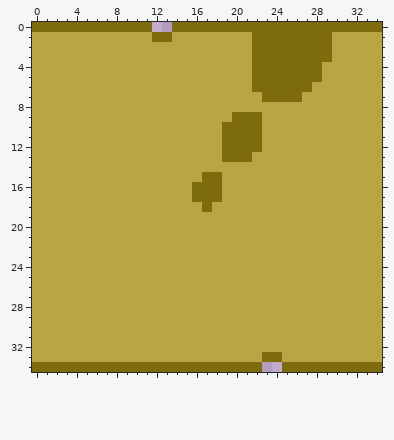
Pixel-art sprite: img/png/snakes/yellow/snakeboi-body.png. Above, as it was before the edit.
The file is 35x35 pixels. Pixels under 10% opacity are left out. Colours within 5 levels of each other are drawn and written as one.
Now the later version:
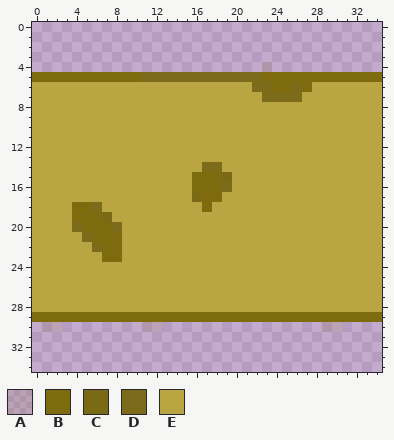
Palette (. is transparent): A #7b6a0f1f  B #7d6b0e  C #7b6a15  D #7c6b1b  E #b9a542
Change:
The edit turns colour B into colour A in row 4 at x 23.
The edit turns colour E into colour A in row 30 at x 1 to 2, 11 to 12 and 29 to 30.
The edit turns colour E into colour B in row 5 at x 0 to 10 and 29 to 34; in row 15 at x 16; in row 18 at x 4 to 5; in row 19 at x 4 to 6; in row 20 at x 5 to 7; in row 21 at x 6 to 8.
The edit turns colour E into colour B in rows 22 to 23 at x 7 to 8; in row 29 at x 0 to 34.
The edit turns colour B into colour C in row 17 at x 16.
The edit turns colour E into colour C in row 15 at x 19; in row 19 at x 7.
The edit turns colour B into colour D in row 5 at x 22; in row 6 at x 22 to 23 and 26; in row 7 at x 23 to 26.
The edit turns colour E into colour D in row 5 at x 11 to 21; in row 14 at x 17 to 18; in row 16 at x 19; in row 18 at x 6; in row 20 at x 4 and 8; in row 21 at x 5.
The edit turns colour E into colour D in row 22 at x 6.
The edit turns colour B into colour E in row 9 at x 20 to 22; in rows 10 to 12 at x 19 to 22; in row 13 at x 19 to 21.
The author cleared colour B in row 0 at x 0 to 11 and 14 to 34; in row 1 at x 12 to 13 and 22 to 29; in rows 2 to 3 at x 22 to 29; in row 4 at x 22 and 24 to 28; in row 33 at x 23 to 24; in row 34 at x 0 to 22 and 25 to 34.
The author cleared colour E in row 1 at x 0 to 11, 14 to 21 and 30 to 34; in rows 2 to 3 at x 0 to 21 and 30 to 34; in row 4 at x 0 to 21 and 29 to 34; in row 30 at x 0, 3 to 10, 13 to 28 and 31 to 34; in rows 31 to 32 at x 0 to 34; in row 33 at x 0 to 22 and 25 to 34.
Boxes around the changes in both pictures, in picture pixels (x1, y1, x2, y2):
changed: (32, 22, 382, 202)
changed: (72, 202, 122, 262)
changed: (32, 312, 382, 372)
